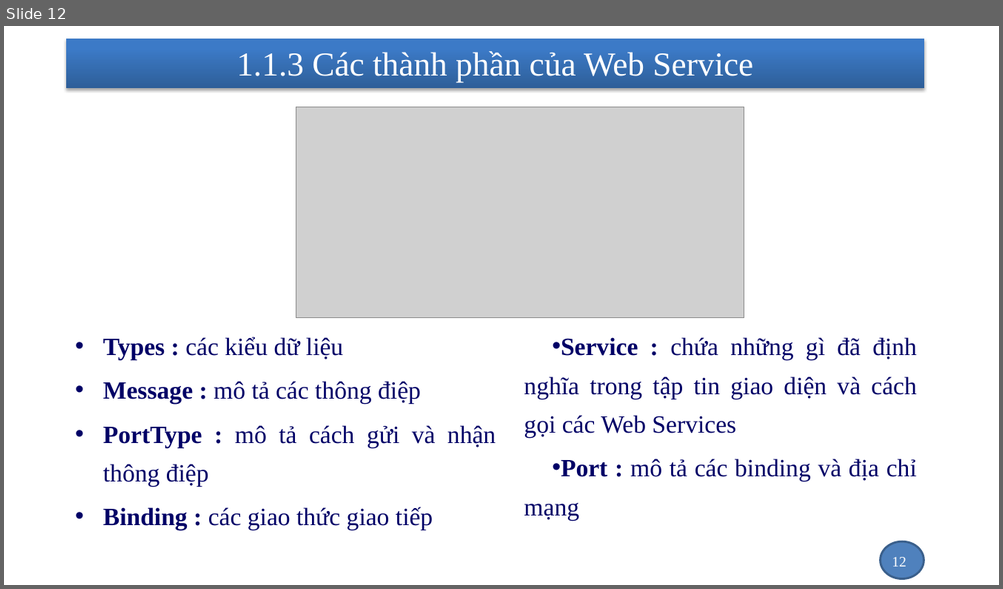
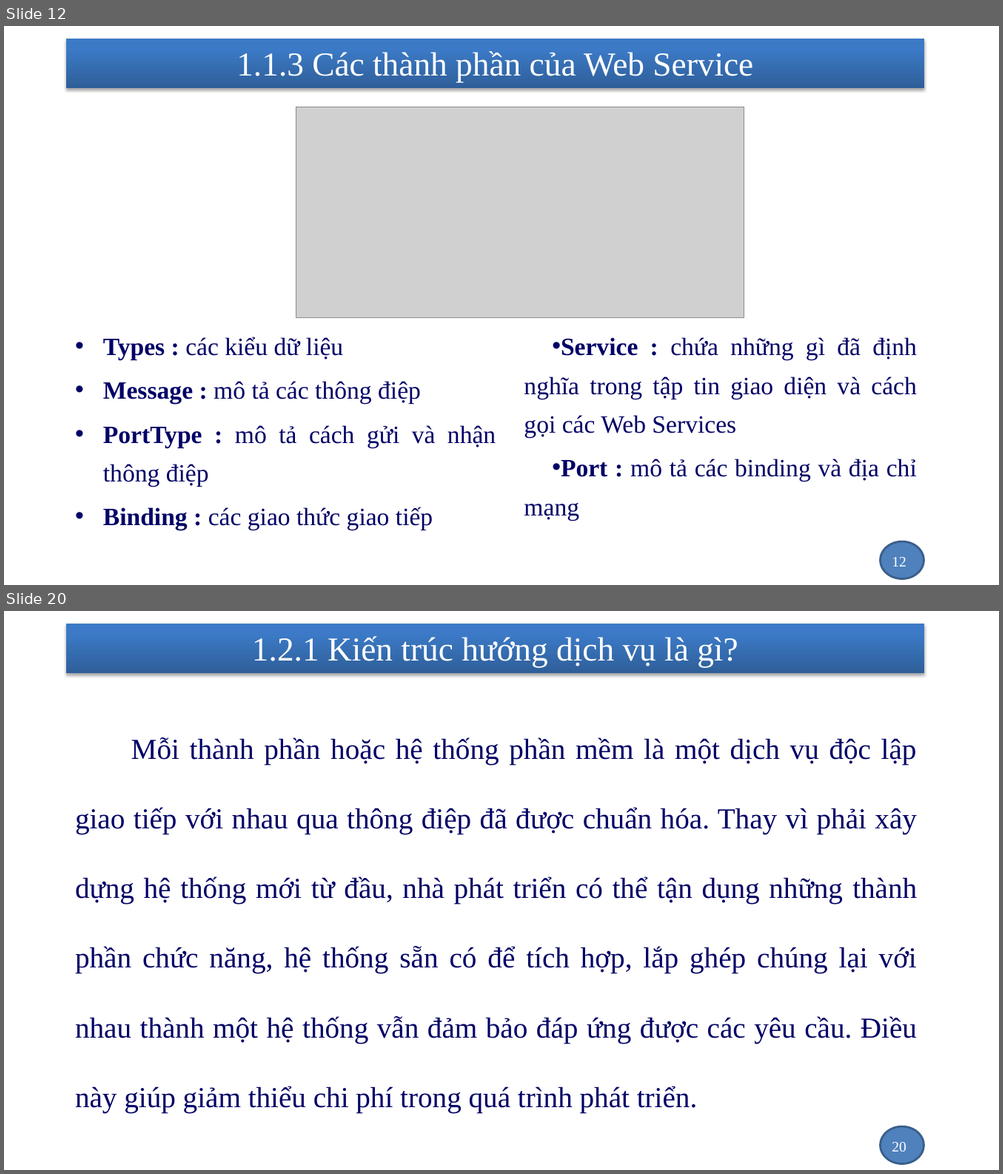
Before and after one commit to nhanhnt/LUANVAN, a slide deck: WORD/luanvan_nhanhnt_ver1.pptx. Shown one above the other, each under a label of ours: slide 12 before the commit, slides 12 and 20 after it; the slides between them are not shown. The pictures are 1003x589 and 1003x1174 pixels, drawn with LibreOffice and Linux fonts; fonts in the diff are those of the drawing; grey boxes stand for pictures; background and template pictures are left out. Boxes give left, top, right and bottom in pixels: in the first picture for what was removed or moved away, otherwise in the second. Text is boxed around its words. In the diff, an @@ line names an element or a change of style, - is before the commit and + after.

```diff
--- a/WORD/luanvan_nhanhnt_ver1.pptx
+++ b/WORD/luanvan_nhanhnt_ver1.pptx
@@ slide 20 added at <box>4,611,999,1170</box>, background picture (left out); not listed: 2 template elements that a slide beside it also shows @@
@@ title added at <box>252,636,737,667</box>, 32.4 pt, text #FFFFFF @@
+1.2.1 Kiến trúc hướng dịch vụ là gì?
@@ text added at <box>75,738,916,1113</box>, 28 pt, text #000066 @@
+    Mỗi thành phần hoặc hệ thống phần mềm là một dịch vụ độc lập giao tiếp với nhau qua thông điệp đã được chuẩn hóa. Thay vì phải xây dựng hệ thống mới từ đầu, nhà phát triển có thể tận dụng những thành phần chức năng, hệ thống sẵn có để tích hợp, lắp ghép chúng lại với nhau thành một hệ thống vẫn đảm bảo đáp ứng được các yêu cầu. Điều này giúp giảm thiểu chi phí trong quá trình phát triển.
@@ page number added at <box>891,1142,906,1152</box>, 14 pt, text #FFFFFF @@
+20
```
Also in this commit, not shown: 2 slides changed, 14 other slides added, 1 other file.
